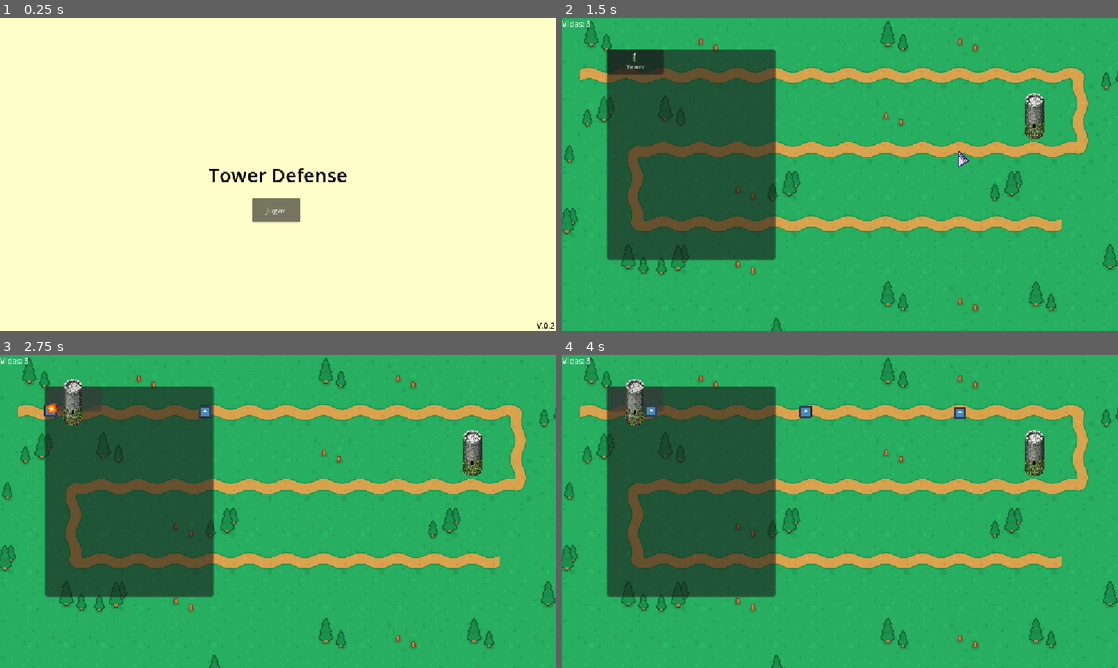
Above: before the commit, frames 1-4 (two rows, left to right).
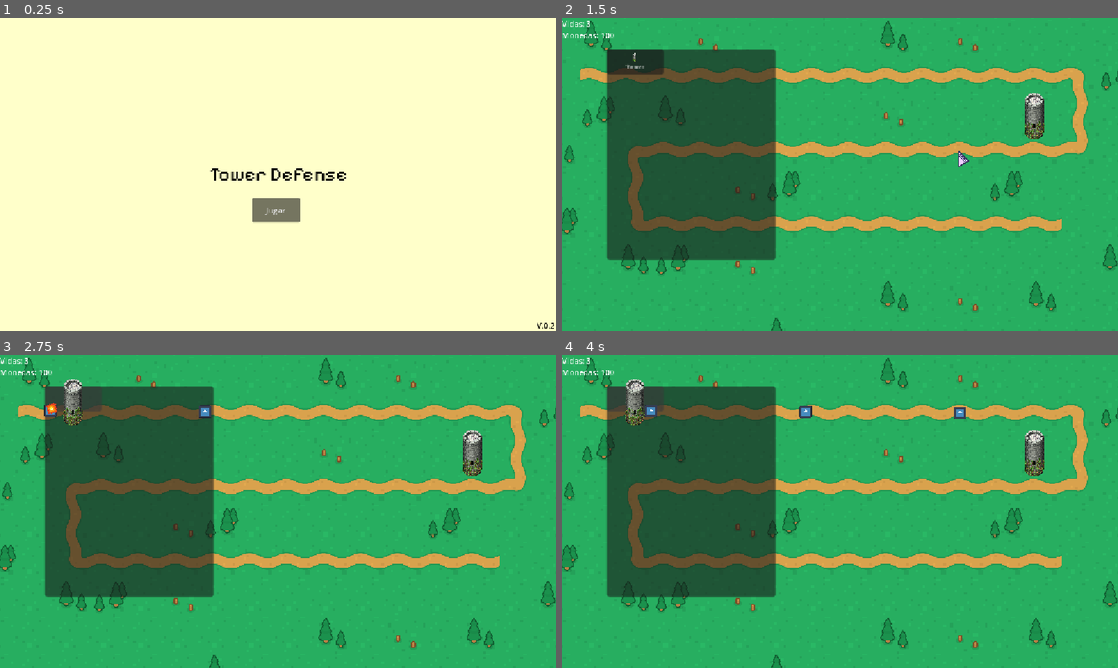
Above: after the commit, the same moments.

Repository: ntGeo/Godot_2
Game: Godot game, scene res://Scenes/menu_inicio.tscn
Same seed, same stepped clock (60 frames per second), same inputs: the game is played once before the commit and once after it. The engine's default icon, where the game draws it, is replaced by a stand-in: a white triangle on a blue panel in a dark square.
Inputs (mouse positions are in pixels of both pictures, inside the frame that each line leads up to):
- Up to frame 1 (0.25 s): no input
- Up to frame 2 (1.5 s): click "Jugar" at 0.5 s; tap Enter at 1.25 s; move the mouse to (962, 158) at 1.27 s; tap Tab (Tab) at 1.35 s; click (962, 158) at 1.42 s
- Up to frame 3 (2.75 s): click "Tower" at 2 s
- Up to frame 4 (4 s): click "Tower" at 2.75 s; click "Tower" at 3.5 s

The runs differ from the first frame. In frame 1, 0.5% of the frame differs, in the area x 37-63%, y 48-53%; in frame 2, less than 0.1%; in frame 3, less than 0.1%; in frame 4, less than 0.1%.

Commit message:
Lógica de economía, limpieza de código

Diff:
--- a/tower-defense/Assets/Scripts/GameManager.gd
+++ b/tower-defense/Assets/Scripts/GameManager.gd
@@ -1,8 +1,14 @@
 extends Node
 
+# Vidas
 var vidas = 3
 var vidas_maximas = 3
 var game_over = false
+
+# Economía
+var monedas = 100
+var costo_torre = 80
+var recompensa_enemigo = 5
 
 func perder_vida():
 	if game_over:
@@ -16,3 +22,16 @@
 func reiniciar():
 	vidas = vidas_maximas
 	game_over = false
+	monedas = 100
+
+func puede_construir():
+	return monedas >= costo_torre
+
+func construir_torre():
+	if puede_construir():
+		monedas -= costo_torre
+		return true
+	return false
+
+func ganar_monedas():
+	monedas += recompensa_enemigo
--- a/tower-defense/Scenes/cursor.gd
+++ b/tower-defense/Assets/Scripts/cursor.gd
@@ -1,5 +1,4 @@
 extends Sprite2D
-
 
 func _process(_delta):
 	global_position = get_global_mouse_position()
--- a/tower-defense/Assets/Scripts/enemigo.gd
+++ b/tower-defense/Assets/Scripts/enemigo.gd
@@ -1,23 +1,38 @@
 extends CharacterBody2D
 
+# Vida del enemigo
 var vida = 5
+
+# Velocidad de movimiento
 const SPEED = 80
 
-#Referencia a Pathfollow
+# Referencia al PathFollow2D que seguirá
 var path_follow: PathFollow2D = null
 
 func _physics_process(delta):
 	if path_follow == null:
 		return
 
+	# Avanzamos por el camino
 	path_follow.progress += SPEED * delta
 	global_position = path_follow.global_position
 
 	# Si llegó al final del camino → Game Over
 	if path_follow.progress_ratio >= 1.0:
-		get_tree().change_scene_to_file("res://Scenes/game_over.tscn")
+		if path_follow != null:
+			path_follow.queue_free()
+		GameManager.perder_vida()
+		queue_free()
 
 func take_damage():
+	# Restamos vida al recibir daño
 	vida -= 1
-	if vida == 0:
-		queue_free()
+	if vida <= 0:
+		morir()
+
+func morir():
+	# Da monedas al jugador cuando es eliminado por una torre
+	GameManager.ganar_monedas()
+	if path_follow != null:
+		path_follow.queue_free()
+	queue_free()
--- a/tower-defense/Assets/Scripts/final_camino.gd
+++ b/tower-defense/Assets/Scripts/final_camino.gd
@@ -1,11 +1,9 @@
 extends Area2D
 
 func _ready():
-	print("FinCamino listo")
 	body_entered.connect(_on_body_entered)
 
 func _on_body_entered(body):
-	print("Entró: ", body.name)
 	if body is CharacterBody2D:
 		body.queue_free()
 		GameManager.perder_vida()
--- a/tower-defense/Assets/Scripts/gestor_oleadas.gd
+++ b/tower-defense/Assets/Scripts/gestor_oleadas.gd
@@ -16,7 +16,6 @@
 	oleada_actual += 1
 	# Cada oleada tiene más enemigos
 	enemigos_por_oleada = 3 + (oleada_actual - 1) * 2
-	print("Oleada ", oleada_actual, " — ", enemigos_por_oleada, " enemigos")
 	await get_tree().create_timer(1.0).timeout
 	spawnear_enemigos(enemigos_por_oleada)
 
@@ -32,7 +31,6 @@
 func spawnear_enemigo():
 	var path_follow = PathFollow2D.new()
 	get_node("/root/mundo/Camino").add_child(path_follow)
-	print("PathFollow creado: ", path_follow.get_instance_id())
 
 	var enemigo = enemigo_scene.instantiate()
 	enemigo.path_follow = path_follow
--- a/tower-defense/Scenes/menu.gd
+++ b/tower-defense/Assets/Scripts/menu.gd
@@ -1,8 +1,6 @@
 extends Control
 var following_tower: Node2D = null  # persists across frames
 const  TORRE1 = preload("res://Scenes/torre1.tscn")
-#funcion para contruir la torre
-
 
 #inicia el juego sin poder ver el menu
 func _ready() -> void:
@@ -10,7 +8,6 @@
 
 func _on_tower_1_pressed() -> void:
 		spawn_tower(TORRE1)
-		print('spawn tower1')
 
 func spawn_tower(tower_scene: PackedScene) -> void:
 	if following_tower:
@@ -19,15 +16,12 @@
 	following_tower = tower_scene.instantiate()
 	get_tree().current_scene.add_child(following_tower)
 
-
 #Al presionar tab sacar el menu de contruir
 func _process(delta: float) -> void:
 	if Input.is_action_just_pressed("Tab") and visible == false:
-		print('menu')
 		visible = true
 
 	elif Input.is_action_just_pressed("Tab") and visible == true:
-		print('menu')
 		visible = false
 
 	if following_tower:
--- a/tower-defense/Assets/Scripts/mundo.gd
+++ b/tower-defense/Assets/Scripts/mundo.gd
@@ -1,26 +1,5 @@
 extends Node2D
-
-
-# Called when the node enters the scene tree for the first time.
-#func _ready():
-	#var enemigo_scene = preload("res://Scenes/enemigo.tscn")
-	#var enemigo = enemigo_scene.instantiate()
-#
-	#enemigo.path_follow = $Camino/Recorrido
-	#add_child(enemigo)
-
 
 func _process(delta):
 	$HUD/LabelVidas.text = "Vidas: " + str(GameManager.vidas)
-
-#funcion que gatillaba texto al momento en que enemigo llega a final de camino
-#func _on_area_2d_body_entered(body: Node2D) -> void:
-	#show_lose_screen()
-#
-#func show_lose_screen() -> void:
-	#%Label.visible = true
-	#%Label.text = "You Lose"
-	#get_tree().paused = true  # freezes the whole game
-
-#click de menu
-#
+	$HUD/LabelMonedas.text = "Monedas: " + str(GameManager.monedas)
--- a/tower-defense/Assets/Scripts/proyectil.gd
+++ b/tower-defense/Assets/Scripts/proyectil.gd
@@ -7,19 +7,16 @@
 var direccion = Vector2.RIGHT.rotated(rotation)
 var target: Node2D = null
 
-
 func _physics_process(delta: float) -> void:
 	if target and is_instance_valid(target):
 		direccion = (target.global_position - global_position).normalized()
 		rotation = direccion.angle()
 	position += direccion * VELOCIDAD * delta
 
-
 	# Desaparece el proyectil a los 1200px
 	distancia_viajada += VELOCIDAD * delta
 	if distancia_viajada > RANGO:
 		queue_free()
-
 
 # Daño
 func _on_body_entered(body: Node2D) -> void:
--- a/tower-defense/Assets/Scripts/torre_1.gd
+++ b/tower-defense/Assets/Scripts/torre_1.gd
@@ -12,27 +12,16 @@
 	if enemies_in_range.size() > 0:
 		var target_enemy = enemies_in_range.front()
 
-
-#func _on_body_entered(body: Node2D) -> void:
-	#pass
-
-func _on_body_entered(body: Node2D) -> void:
-		print("enemigo en area")
-
-
-
 func shoot():
 	var enemies_in_range = get_overlapping_bodies()
 	if enemies_in_range.size() == 0:
 		return
 	var target_enemy = enemies_in_range.front()
 
-
 	var bala = BALA.instantiate() as Area2D
 	bala.global_position = %punto_disparo.global_position
 	bala.target = target_enemy
 	get_tree().current_scene.add_child(bala)
 
-
 func _on_timer_timeout() -> void:
 	shoot()
--- a/tower-defense/Scenes/curosr.tscn
+++ b/tower-defense/Scenes/curosr.tscn
@@ -1,7 +1,7 @@
 [gd_scene format=3 uid="uid://x1qlvccypblv"]
 
 [ext_resource type="Texture2D" uid="uid://bjqhd606vcy3h" path="res://Assets/Sprites/Cursor.png" id="1_wke0u"]
-[ext_resource type="Script" uid="uid://c0qh03xo1ifvq" path="res://Scenes/cursor.gd" id="2_6vgjt"]
+[ext_resource type="Script" uid="uid://c0qh03xo1ifvq" path="res://Assets/Scripts/cursor.gd" id="2_6vgjt"]
 
 [node name="Node2D" type="Node2D" unique_id=1981658740]
 
--- a/tower-defense/Scenes/menu.tscn
+++ b/tower-defense/Scenes/menu.tscn
@@ -1,7 +1,7 @@
 [gd_scene format=3 uid="uid://dcx4xc13rutlg"]
 
 [ext_resource type="Texture2D" uid="uid://d1k0aoe7136cj" path="res://Assets/Sprites/menu.png" id="1_1rerr"]
-[ext_resource type="Script" uid="uid://dxceo5hh3cxu2" path="res://Scenes/menu.gd" id="1_158mb"]
+[ext_resource type="Script" uid="uid://dxceo5hh3cxu2" path="res://Assets/Scripts/menu.gd" id="1_158mb"]
 [ext_resource type="FontFile" uid="uid://cogrwyxw4keqf" path="res://Assets/Font/Jacquard12-Regular.ttf" id="2_xhh6f"]
 [ext_resource type="Texture2D" uid="uid://chou7paen7l5" path="res://Assets/Sprites/Tower 1.png" id="4_wwsa2"]
 
--- a/tower-defense/Scenes/menu_inicio.tscn
+++ b/tower-defense/Scenes/menu_inicio.tscn
@@ -1,6 +1,7 @@
 [gd_scene format=3 uid="uid://dndb8khlrl1ry"]
 
 [ext_resource type="Script" uid="uid://dukwk54bn7epv" path="res://Assets/Scripts/menu_inicio.gd" id="1_ryjsk"]
+[ext_resource type="FontFile" uid="uid://b6v5tnf1ndqc8" path="res://Assets/Font/PixelifySans-Regular.ttf" id="2_h8kkd"]
 
 [node name="Menu_inicio" type="Control" unique_id=1241604412]
 layout_mode = 3
@@ -34,6 +35,7 @@
 grow_horizontal = 2
 grow_vertical = 2
 theme_override_colors/font_color = Color(0, 0, 0, 1)
+theme_override_fonts/font = ExtResource("2_h8kkd")
 theme_override_font_sizes/font_size = 40
 text = "Tower Defense"
 
--- a/tower-defense/Scenes/mundo.tscn
+++ b/tower-defense/Scenes/mundo.tscn
@@ -116,6 +116,12 @@
 offset_bottom = 23.0
 text = "Vidas: 3"
 
+[node name="LabelMonedas" type="Label" parent="HUD" unique_id=1109089954]
+offset_top = 24.0
+offset_right = 107.0
+offset_bottom = 47.0
+text = "Monedas: 100"
+
 [node name="GestorOleadas" type="Node" parent="." unique_id=463686908]
 script = ExtResource("5_yf8a8")
 
Renamed: tower-defense/Scenes/cursor.gd.uid -> tower-defense/Assets/Scripts/cursor.gd.uid
Renamed: tower-defense/Scenes/menu.gd.uid -> tower-defense/Assets/Scripts/menu.gd.uid
